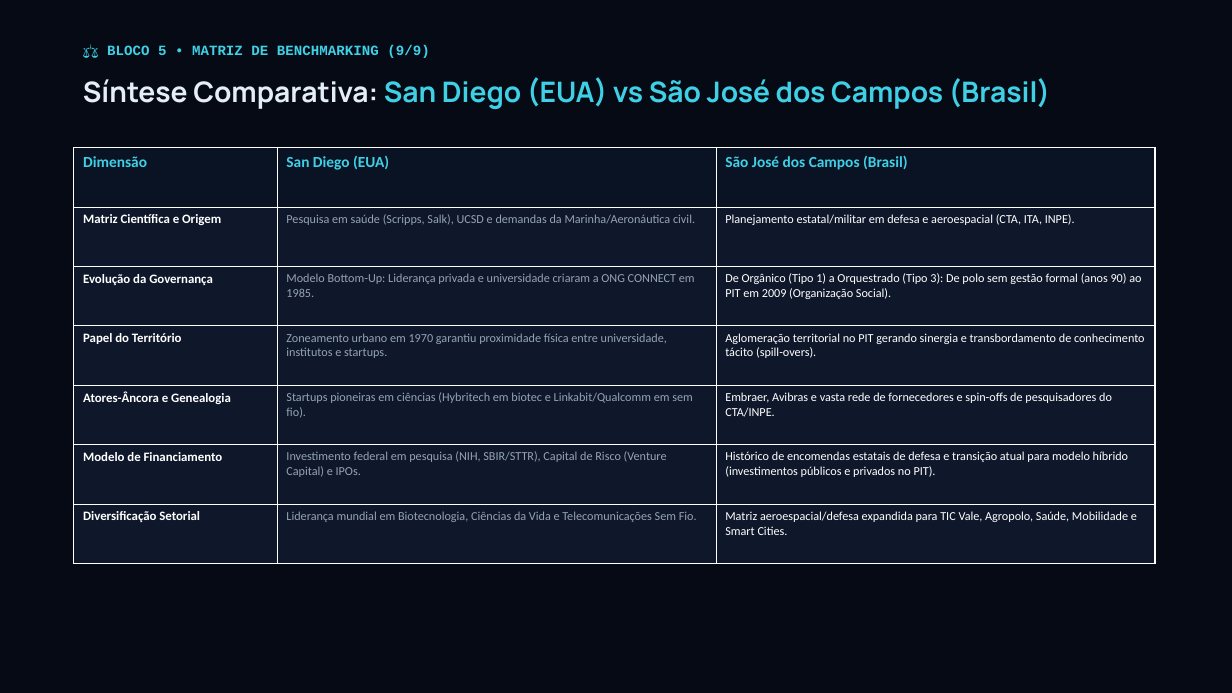
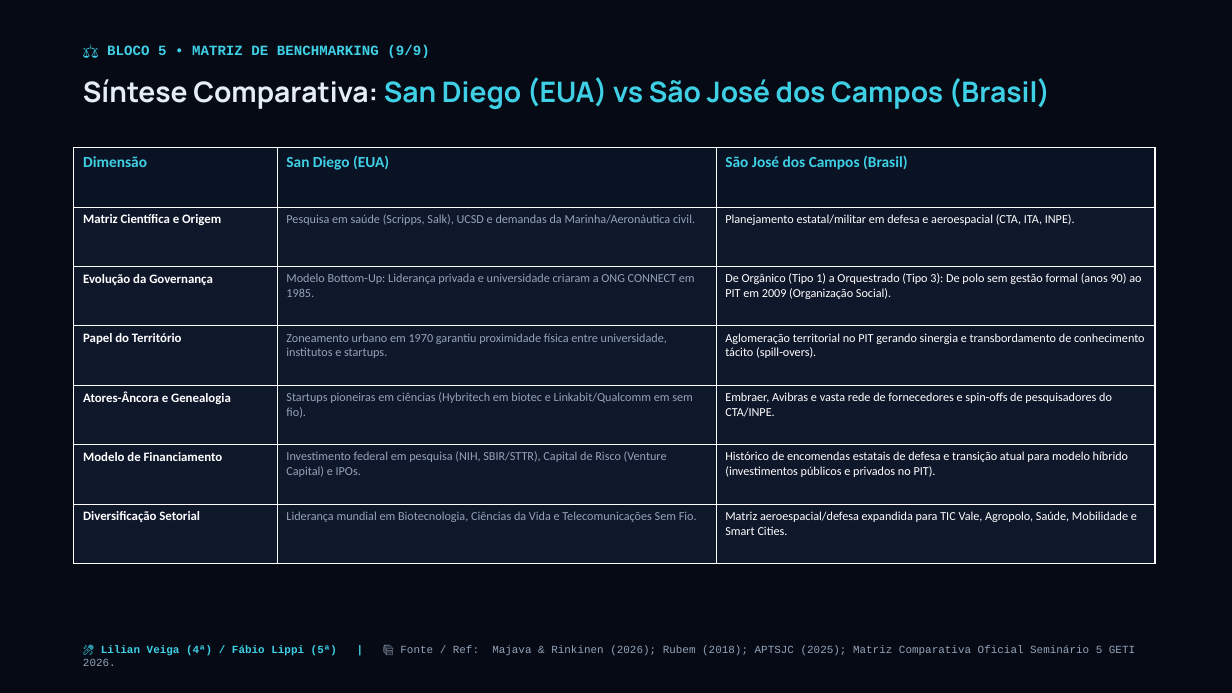
Before and after one commit to josuejofre/seminario-ecossistema-inovacao-pit, a slide deck: slide 32 of Seminario_5_Ecossistemas_Inovacao_Master.pptx. Drawn at 1232x693 pixels with LibreOffice and Linux fonts; fonts in the diff are those of the drawing. Boxes give left, top, right and bottom in pixels: in the first picture for what was removed or moved away, otherwise in the second. Text is boxed around its words. In the diff, an @@ line names an element or a change of style, - is before the commit and + after.

```diff
--- a/Seminario_5_Ecossistemas_Inovacao_Master.pptx
+++ b/Seminario_5_Ecossistemas_Inovacao_Master.pptx
@@ text added at <box>101,645,1135,656</box>, 8.5 pt, text #94A3B8 @@
+🎤 Lilian Veiga (4ª) / Fábio Lippi (5ª) | 📚 Fonte / Ref: Majava & Rinkinen (2026); Rubem (2018); APTSJC (2025); Matriz Comparativa Oficial Seminário 5 GETI 2026.
```
Also in this commit, not shown: 42 other slides changed, 1 slide removed, 4 other files.
